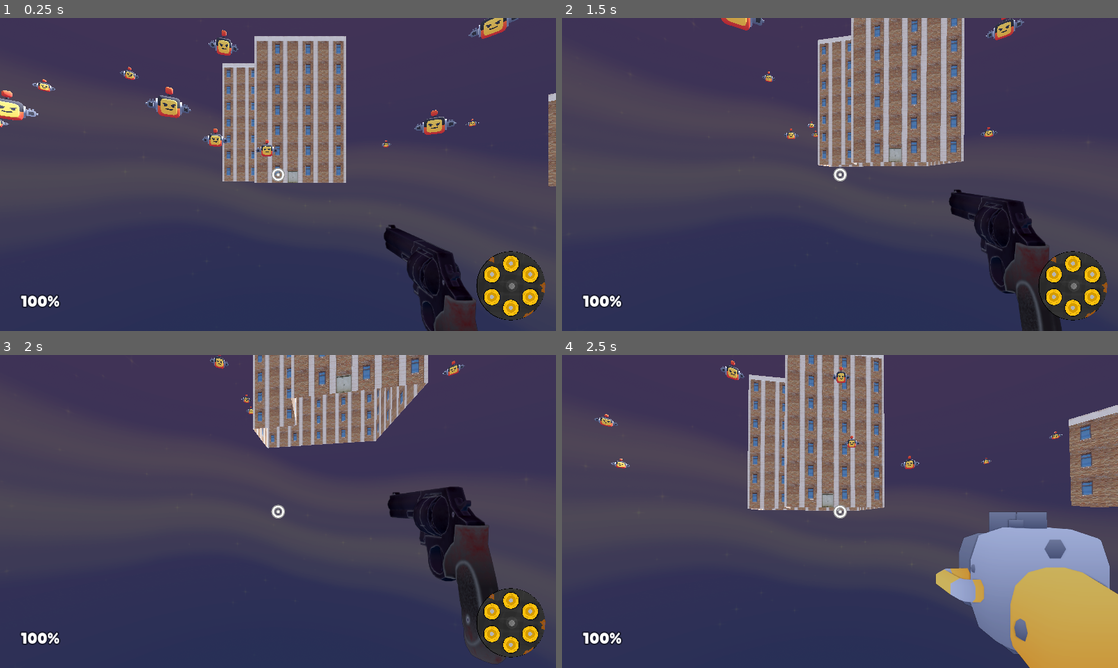
Above: before the commit, frames 1-4 (two rows, left to right).
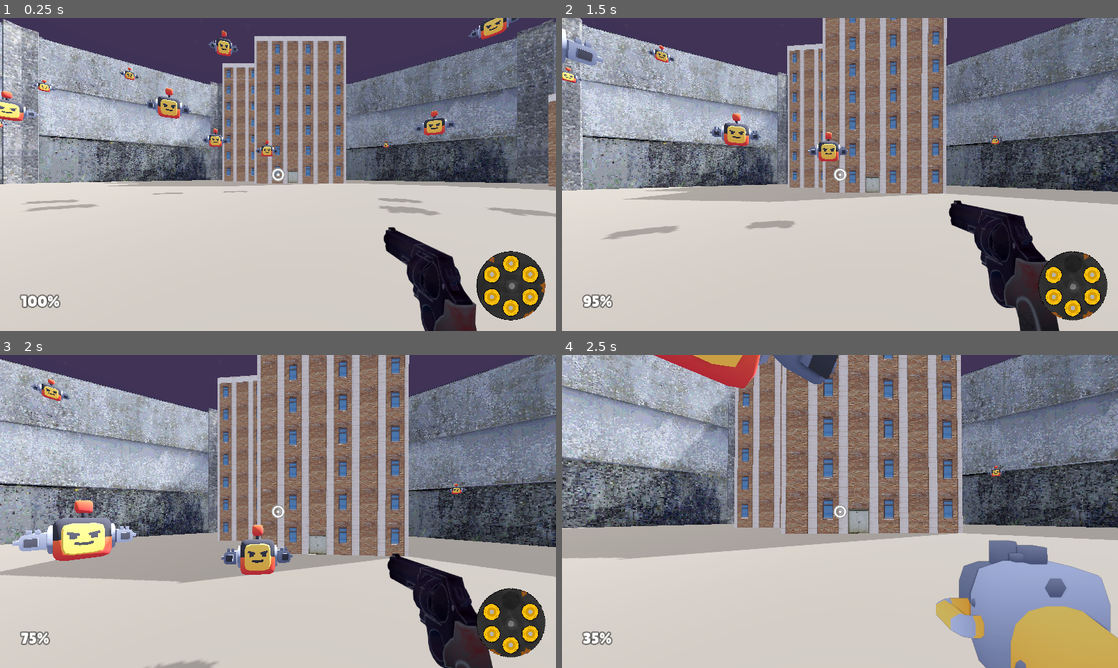
Above: after the commit, the same moments.

Repository: goob30/hackclub-haven
Game: Godot game, scene res://scenes/main.tscn
The game is run twice, just before and just after one commit, with the same random seed, the same clock (stepped at 60 frames per second) and the same inputs.
Inputs (mouse positions are in pixels of both pictures, inside the frame that each line leads up to):
- Up to frame 1 (0.25 s): no input
- Up to frame 2 (1.5 s): move the mouse to (867, 174) at 0.52 s; hold W (move_forward) from 0.53 s (still down); click (867, 174) at 0.6 s; tap Space (jump) at 0.77 s; move the mouse to (812, 174) at 1.27 s; tap F (parry) at 1.35 s
- Up to frame 3 (2 s): keep holding W (move_forward); tap Space (jump) at 1.52 s
- Up to frame 4 (2.5 s): keep holding W (move_forward); move the mouse to (851, 505) at 2.02 s; tap E (weapon_toggle) at 2.1 s

The runs differ from the first frame. In frame 1, 70% of the frame differs, in the area x 0-100%, y 0-100%; in frame 2, 82%; in frame 3, 87%; in frame 4, 88%.

Commit message:
Restore Coliseum _ready so walls and floor build at runtime

Diff:
--- a/arena/coliseum.gd
+++ b/arena/coliseum.gd
@@ -77,6 +77,10 @@
 		_queue_rebuild()
 
 var _dirty := false
+
+func _ready() -> void:
+	add_to_group("arena")
+	_rebuild()
 
 func randomize_building_heights() -> void:
 	pass
